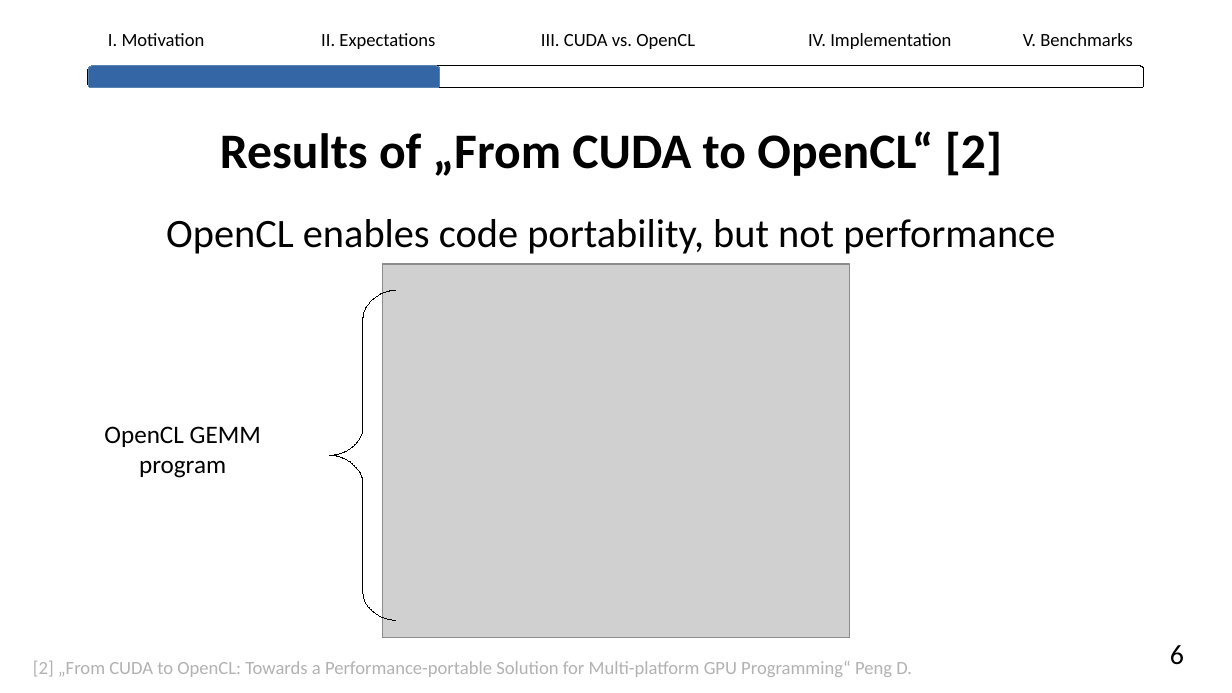
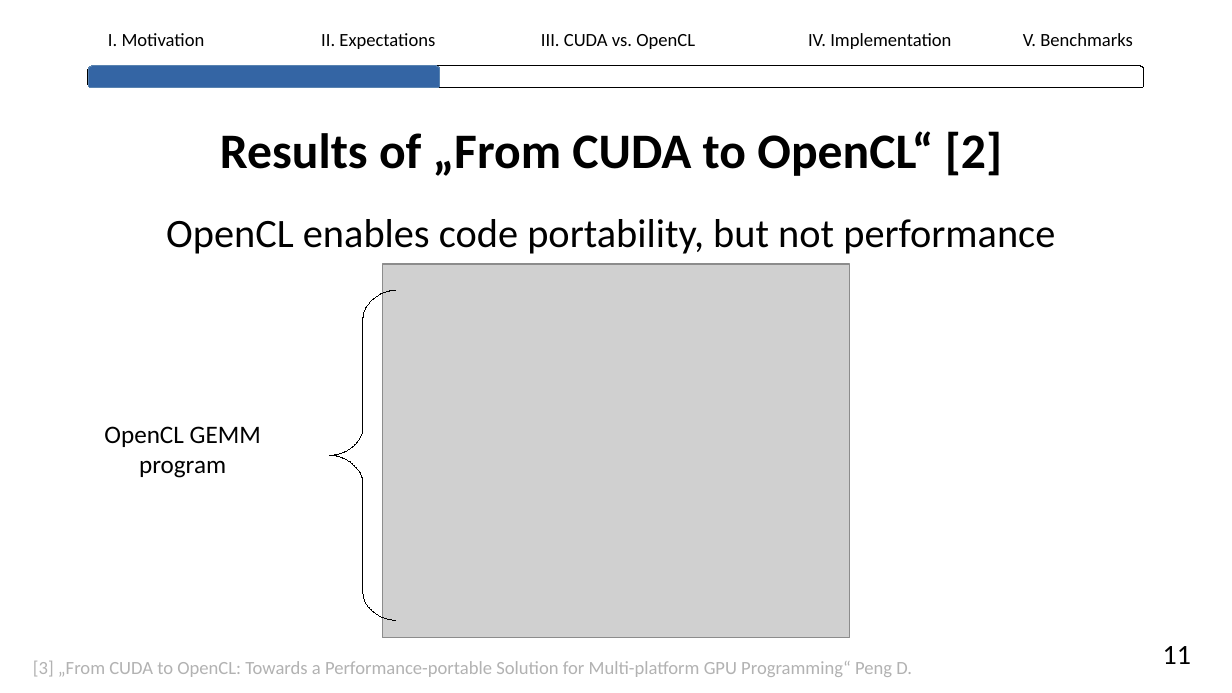
Before and after one commit to lhahner/opti-perf, a slide deck: slide 13 of docs/presentation/final-presentation.odp. Drawn at 1232x693 pixels with LibreOffice and Linux fonts; fonts in the diff are those of the drawing; grey boxes stand for pictures. Boxes give left, top, right and bottom in pixels: in the first picture for what was removed or moved away, otherwise in the second. Text is boxed around its words. In the diff, an @@ line names an element or a change of style, - is before the commit and + after.

```diff
--- a/docs/presentation/final-presentation.odp
+++ b/docs/presentation/final-presentation.odp
@@ text at (x1=1163, y1=646, x2=1191, y2=664): text changed @@
-6
+11
@@ text at (x1=33, y1=661, x2=912, y2=677): text changed @@
-[2] „From CUDA to OpenCL: Towards a Performance-portable Solution for Multi-platform GPU Programming“ Peng D.
+[3] „From CUDA to OpenCL: Towards a Performance-portable Solution for Multi-platform GPU Programming“ Peng D.
```
Also in this commit, not shown: 29 other slides changed, 3 slides added, 3 other files.
